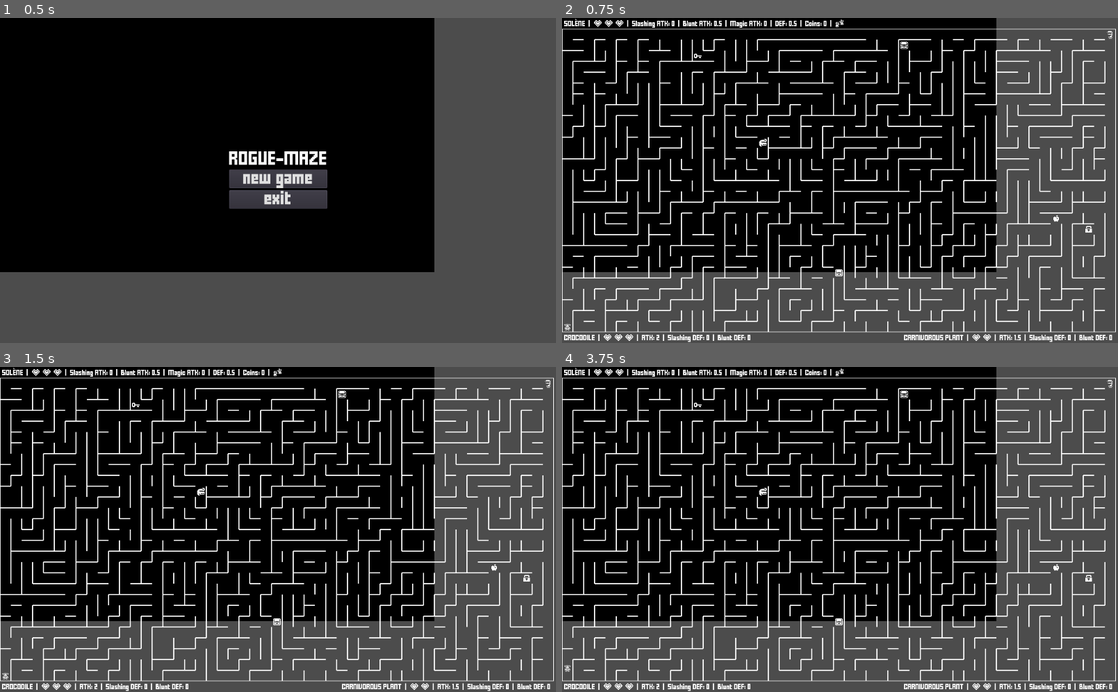
Above: before the commit, frames 1-4 (two rows, left to right).
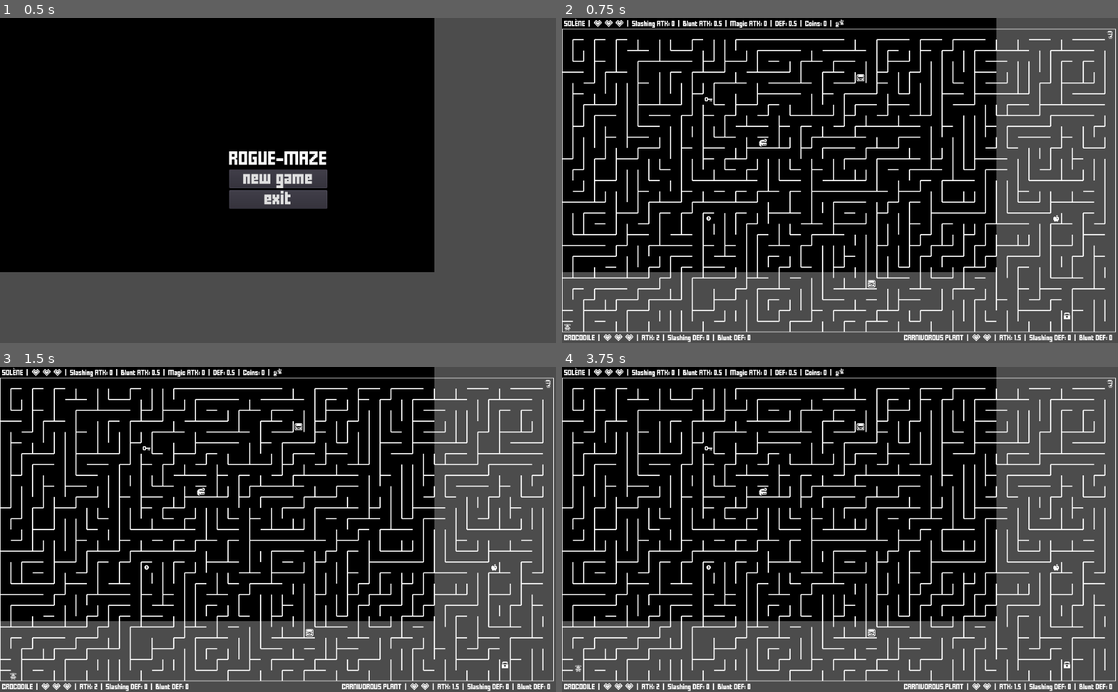
Above: after the commit, the same moments.

Repository: jGonzalezFernandez/rogue-maze
Game: Godot game, scene res://main/main.tscn
The game is run twice, just before and just after one commit, with the same random seed, the same clock (stepped at 60 frames per second) and the same inputs.
Inputs:
- Up to frame 1 (0.5 s): no input
- Up to frame 2 (0.75 s): click "new game" at 0.5 s
- Up to frame 3 (1.5 s): tap Enter (bomb) at 1.25 s; hold Right (ui_right) from 1.28 s (still down); hold Enter (bomb) from 1.28 s (still down)
- Up to frame 4 (3.75 s): tap Space at 2, 3.5 s; release Right (ui_right) at 2.03 s; release Enter (bomb) at 2.03 s; hold Down (ui_down) 2.03-2.78 s; tap Shift (dash) at 2.1 s; tap Enter (bomb) at 2.75, 3.6 s; hold Right (ui_right) 2.78-3.53 s; hold Backspace (teleport) 2.78-3.53 s; hold Up (ui_up) from 3.53 s (still down)

Frame 1 is identical in both runs. In frame 2, 11% of the frame differs, in the area x 0-98%, y 6-97%; in frame 3, 11%; in frame 4, 11%.

Commit message:
Added coins

Diff:
--- /dev/null
+++ b/grid_elements/things/coin/coin.gd
@@ -0,0 +1,11 @@
+class_name Coin
+extends Thing
+
+const TEXTURE_PATH = ResourcePath.THINGS + "/coin/coin.png"
+const TEXTURE = preload(TEXTURE_PATH)
+
+func _init(position: Vector2).(TEXTURE, position) -> void:
+	pass
+
+func _ready() -> void:
+	connect("area_entered", get_parent(), "on_coin_area_entered", [self])
--- a/main/main.gd
+++ b/main/main.gd
@@ -95,10 +95,13 @@
 			add_enemy(Crocodile.new(maze.random_center_position(), player, maze))
 			add_enemy(CarnivorousPlant.new(maze.TOP_RIGHT_CORNER, player, maze))
 			add_element(Apple.new(maze.random_center_right_position()))
+			add_element(Coin.new(maze.random_center_left_position()))
 		2:
 			maze = Maze.new(GenerationAlgorithm.SIDEWINDER, true)
 			add_enemy(Bear.new(maze.random_center_position(), player, maze))
 			add_enemy(Bat.new(maze.random_top_right_position(), player, maze))
+			add_element(Coin.new(maze.random_center_left_position()))
+			add_element(Coin.new(maze.random_center_right_position()))
 		3:
 			maze = Maze.new(GenerationAlgorithm.RECURSIVE_BACKTRACKER, true)
 			add_enemy(Scorpion.new(maze.random_center_position(), player, maze))
@@ -114,18 +117,26 @@
 			maze = Maze.new(GenerationAlgorithm.RECURSIVE_DIVISION_WITH_ROOMS)
 			add_enemy(SkeletonKnight.new(maze.random_center_position(), player, maze))
 			add_enemy(HumanGhost.new(maze.random_top_right_position(), player, maze))
+			add_element(Coin.new(maze.random_center_left_position()))
+			add_element(Coin.new(maze.random_center_right_position()))
 		5:
 			maze = Maze.new(GenerationAlgorithm.RECURSIVE_DIVISION)
 			add_enemy(SkeletonWizard.new(maze.random_center_position(), player, maze))
 			add_enemy(MonsterGhost.new(maze.random_top_right_position(), player, maze))
 			add_ally(Fairy.new(maze.random_center_left_position(), player, maze))
+			add_element(Coin.new(maze.random_center_right_position()))
 		6:
 			maze = Maze.new(GenerationAlgorithm.RECURSIVE_BACKTRACKER)
 			add_enemy(Shadow.new(maze.random_center_position(), player, maze))
+			add_element(Coin.new(maze.random_top_right_position()))
+			add_element(Coin.new(maze.random_center_left_position()))
+			add_element(Coin.new(maze.random_center_right_position()))
 		_:
 			maze = Maze.new(GenerationAlgorithm.RECURSIVE_BACKTRACKER)
 			add_enemy(EvilTwin.new(maze.random_center_position(), player, maze))
 #			add_element(Event.new(maze.random_top_right_position()))
+			add_element(Coin.new(maze.random_center_left_position()))
+			add_element(Coin.new(maze.random_center_right_position()))
 	add_child(maze)
 
 	add_element(Treasure.new(maze.random_top_center_position()))
@@ -276,6 +287,11 @@
 	player_status_bar.stats_label.text = player.get_stats()
 	remove(treasure)
 
+func on_coin_area_entered(_area, coin: Coin) -> void:
+	player.coins += 1
+	player_status_bar.stats_label.text = player.get_stats()
+	remove(coin)
+
 func on_player_teleport_requested() -> void:
 	if player.position != STARTING_POSITION:
 		player.teleport_to(STARTING_POSITION)
@@ -295,7 +311,7 @@
 
 func _get_enemy_status_bar(character: Character):
 	for status_bar in enemy_status_bars:
-		if character == status_bar.character:
+		if is_instance_valid(status_bar) and character == status_bar.character: # status bar could be null while cleaning
 			return status_bar
 
 func on_character_health_changed(character: Character, new_health: int) -> void:
--- a/project.godot
+++ b/project.godot
@@ -88,6 +88,11 @@
 "class": "Cloak",
 "language": "GDScript",
 "path": "res://gui_elements/status_bar/items/cloak/cloak.gd"
+}, {
+"base": "Thing",
+"class": "Coin",
+"language": "GDScript",
+"path": "res://grid_elements/things/coin/coin.gd"
 }, {
 "base": "Enemy",
 "class": "CorporealEnemy",
@@ -326,6 +331,7 @@
 "Cell": "",
 "Character": "",
 "Cloak": "",
+"Coin": "",
 "CorporealEnemy": "",
 "Crocodile": "",
 "Edgedweapon": "",
Binary file removed: grid_elements/things/coin.png
Binary file added: grid_elements/things/coin/coin.png
Not shown, changed: grid_elements/things/coin/coin.png.import
Not shown, changed: README.md
